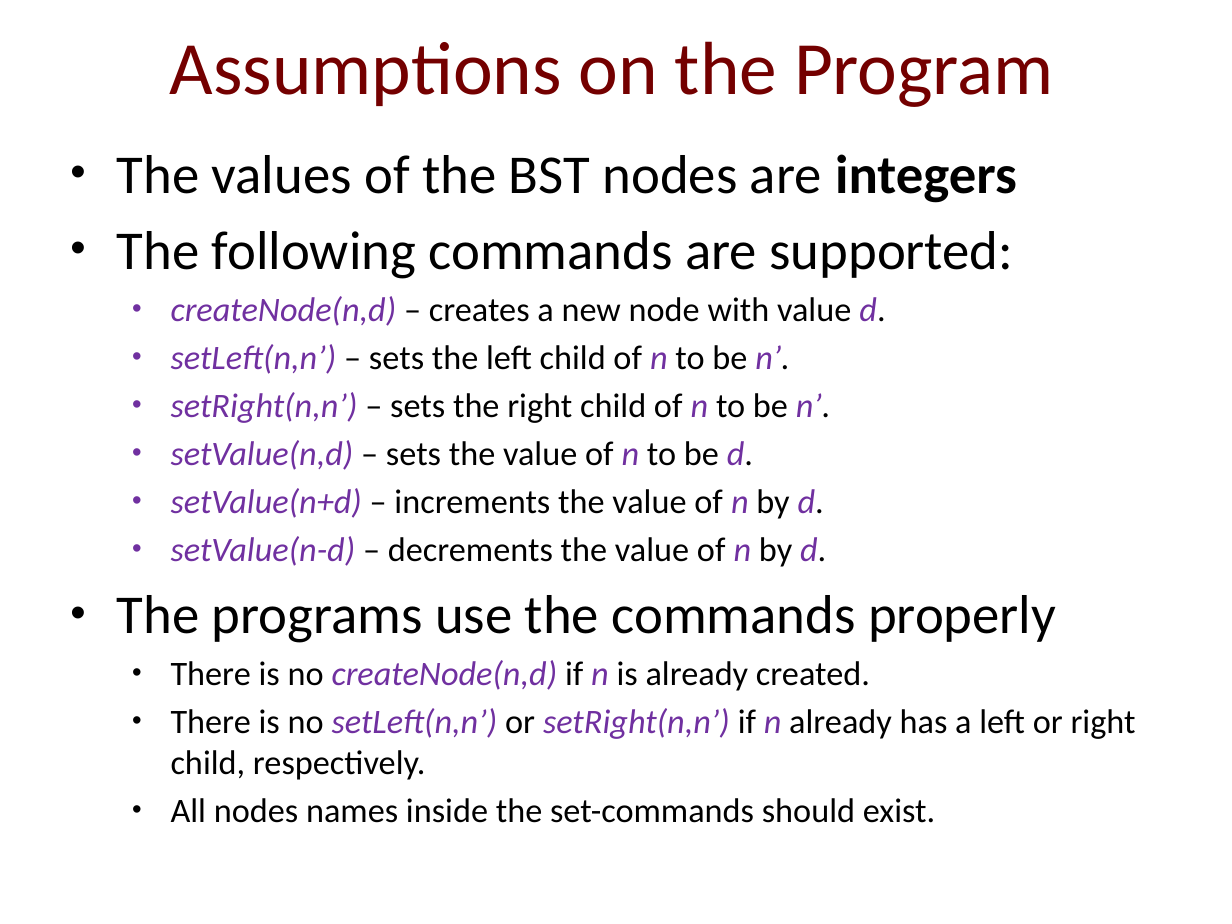
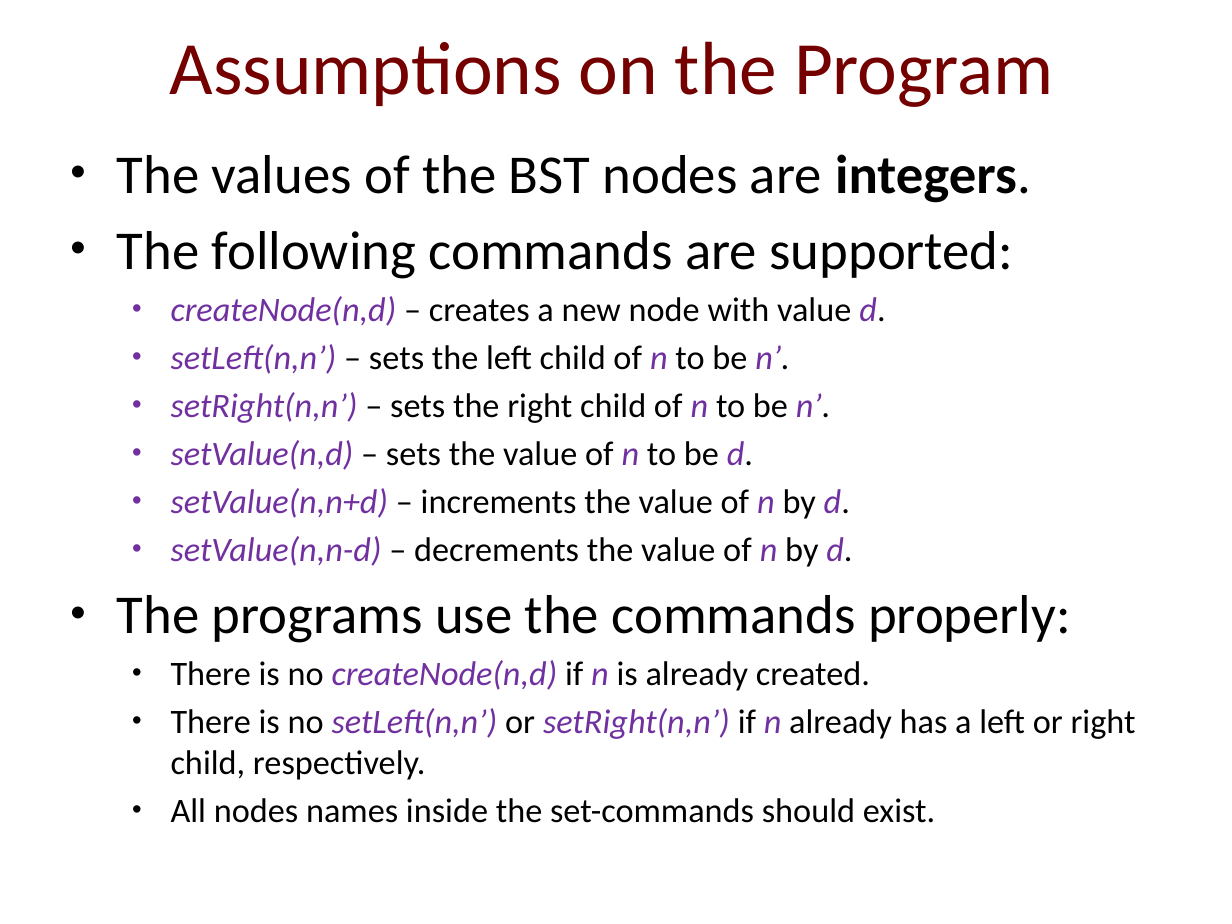
Before and after one commit to IdoBegun/PAAV_Project, a slide deck: slide 7 of Project Presentation.pptx. Drawn at 1232x924 pixels with LibreOffice and Linux fonts; fonts in the diff are those of the drawing; background and template pictures are left out. Boxes give left, top, right and bottom in pixels: in the first picture for what was removed or moved away, otherwise in the second. Text is boxed around its words. In the diff, an @@ line names an element or a change of style, - is before the commit and + after.

```diff
--- a/Project Presentation.pptx
+++ b/Project Presentation.pptx
@@ text at bbox=[117, 154, 1031, 203]: text changed @@
-• The values of the BST nodes are integers
+• The values of the BST nodes are integers.
@@ text at bbox=[117, 488, 1071, 643]: text changed @@
-  • setValue(n+d) – increments the value of n by d.
-  • setValue(n-d) – decrements the value of n by d.
-• The programs use the commands properly
+  • setValue(n,n+d) – increments the value of n by d.
+  • setValue(n,n-d) – decrements the value of n by d.
+• The programs use the commands properly:
```
Also in this commit, not shown: 11 other slides changed, 1 slide added.
